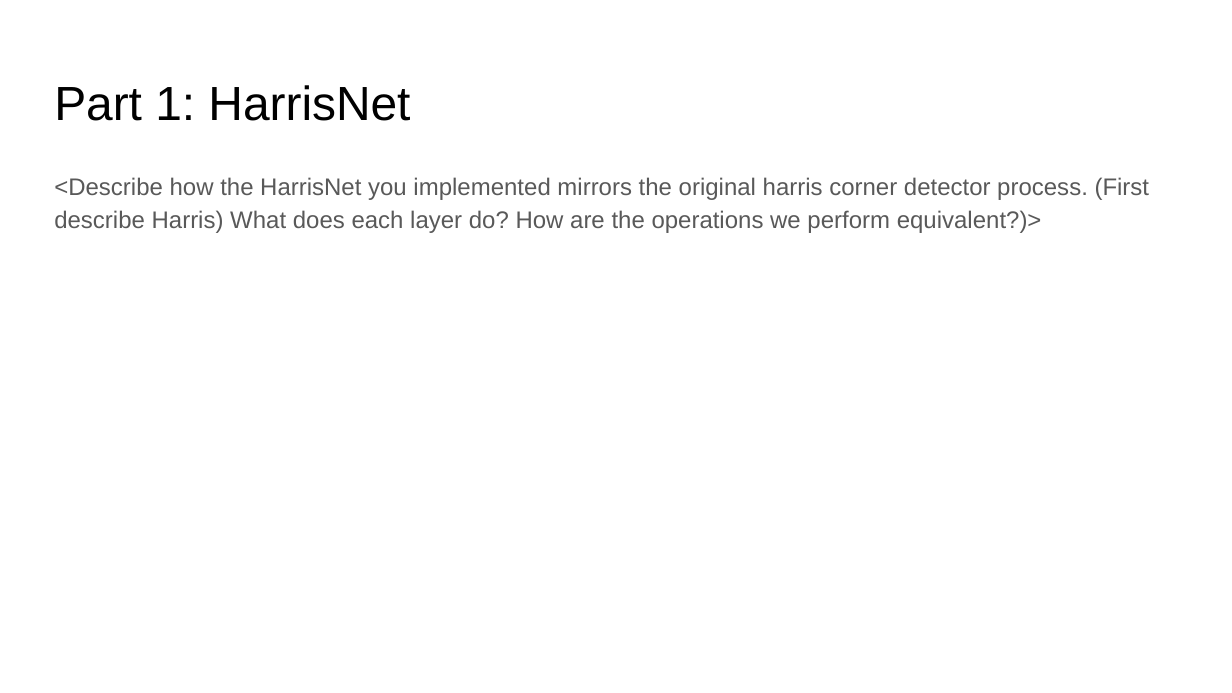
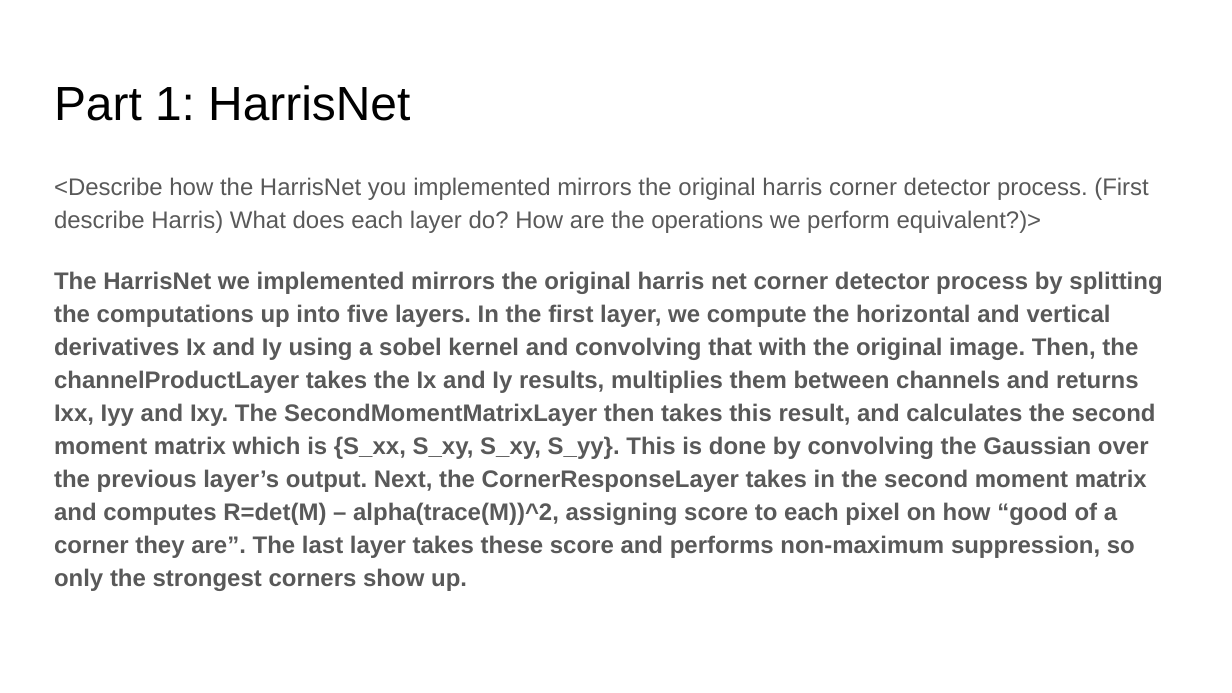
Before and after one commit to aten2001/Computer-Vision, a slide deck: slide 4 of computerVision/proj2_v3/report_template.pptx. Drawn at 1232x693 pixels with LibreOffice and Linux fonts; fonts in the diff are those of the drawing. Boxes give left, top, right and bottom in pixels: in the first picture for what was removed or moved away, otherwise in the second. Text is boxed around its words. In the diff, an @@ line names an element or a change of style, - is before the commit and + after.

```diff
--- a/computerVision/proj2_v3/report_template.pptx
+++ b/computerVision/proj2_v3/report_template.pptx
@@ text at <box>54,271,1162,591</box>: paragraph added @@
+The HarrisNet we implemented mirrors the original harris net corner detector process by splitting the computations up into five layers. In the first layer, we compute the horizontal and vertical derivatives Ix and Iy using a sobel kernel and convolving that with the original image. Then, the channelProductLayer takes the Ix and Iy results, multiplies them between channels and returns Ixx, Iyy and Ixy. The SecondMomentMatrixLayer then takes this result, and calculates the second moment matrix which is {S_xx, S_xy, S_xy, S_yy}. This is done by convolving the Gaussian over the previous layer’s output. Next, the CornerResponseLayer takes in the second moment matrix and computes R=det(M) – alpha(trace(M))^2, assigning score to each pixel on how “good of a corner they are”. The last layer takes these score and performs non-maximum suppression, so only the strongest corners show up.
```
Also in this commit, not shown: 8 other slides changed, 2 slides added, 2 slides removed, 4 other files.
